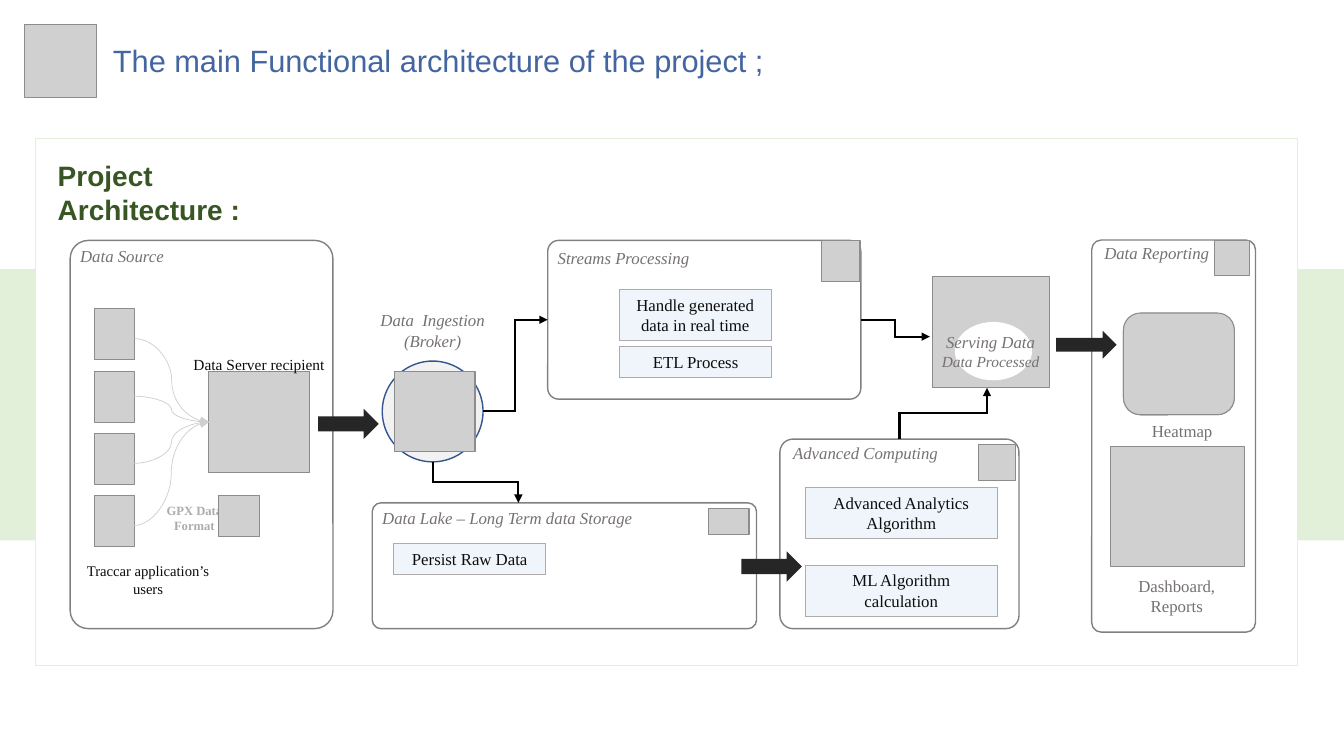
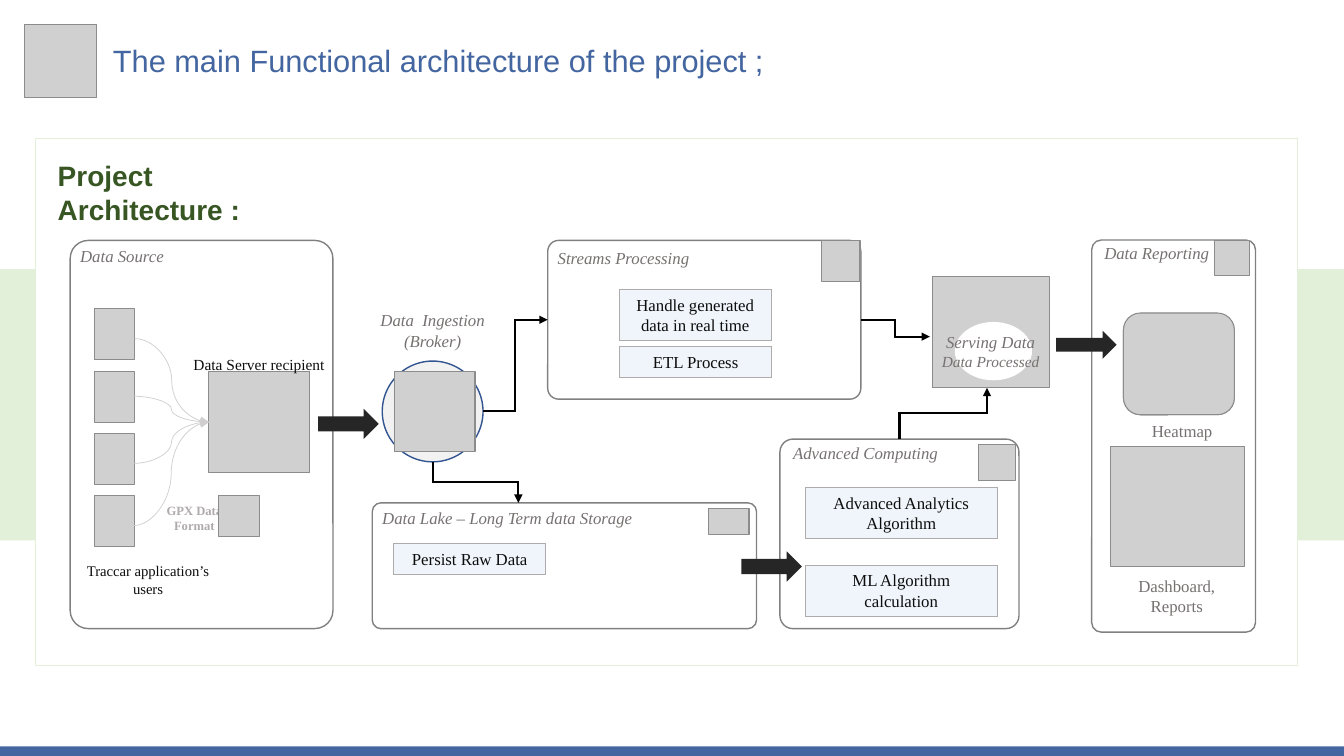
Before and after one commit to MiSalah/Real-Time-Data-Streaming-Analytics-System-for-tracking-Pedestrians, a slide deck: slide 6 of Progress' Presentations/Etat d'avancement - S1.pptx. Drawn at 1344x756 pixels with LibreOffice and Linux fonts; fonts in the diff are those of the drawing; grey boxes stand for pictures; background and template pictures are left out. Boxes give left, top, right and bottom in pixels: in the first picture for what was removed or moved away, otherwise in the second. Text is boxed around its words. In the diff, an @@ line names an element or a change of style, - is before the commit and + after.

```diff
--- a/Progress' Presentations/Etat d'avancement - S1.pptx
+++ b/Progress' Presentations/Etat d'avancement - S1.pptx
@@ rectangle added at bbox=[0, 747, 1344, 756], fill #4466A0 @@
```
Also in this commit, not shown: 4 other slides changed.
